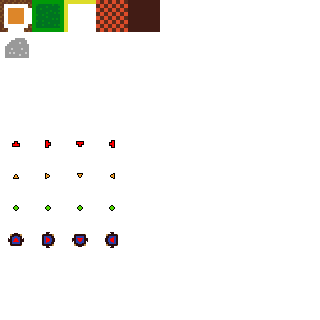
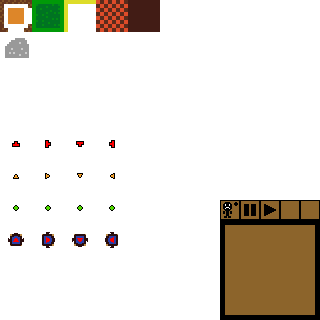
Before/after of a 320×320 layered artwork. What changed in the layer stack:
painted on "Layer" over [220, 200, 320, 320]
